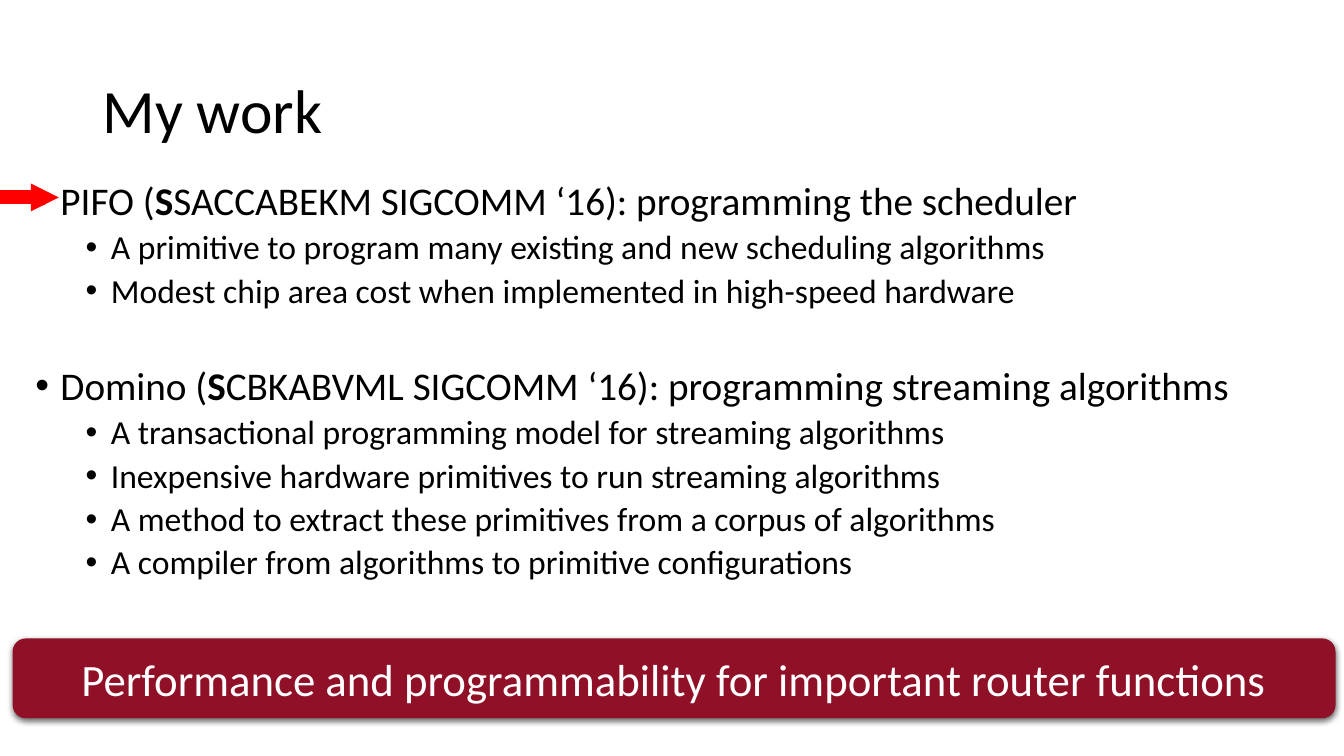
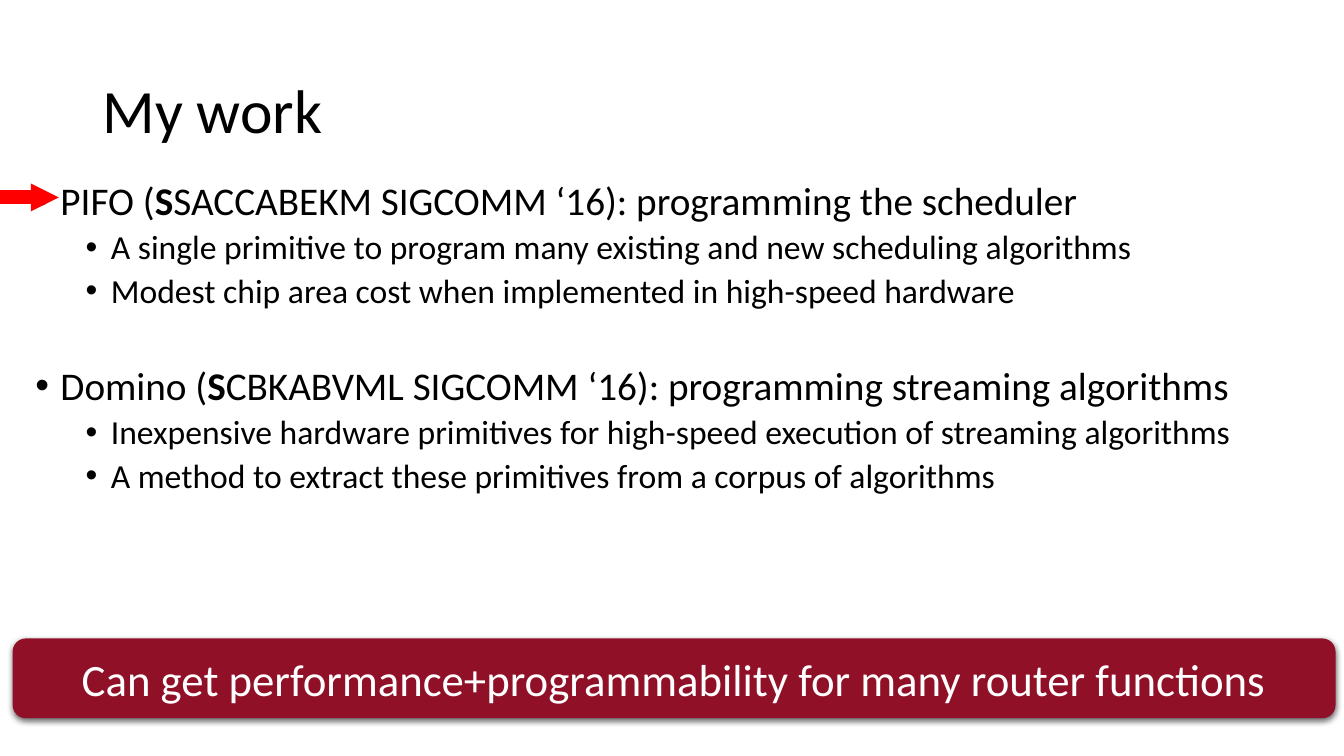
Before and after one commit to anirudhSK/pifo-domino-marple-ppts, a slide deck: slide 7 of combined_domino_pifo.pptx. Drawn at 1344x756 pixels with LibreOffice and Linux fonts; fonts in the diff are those of the drawing. Boxes give left, top, right and bottom in pixels: in the first picture for what was removed or moved away, otherwise in the second. Text is boxed around its words. In the diff, an @@ line names an element or a change of style, - is before the commit and + after.

```diff
--- a/combined_domino_pifo.pptx
+++ b/combined_domino_pifo.pptx
@@ text at (111, 235, 1131, 265): text changed @@
-    • A primitive to program many existing and new scheduling algorithms
+    • A single primitive to program many existing and new scheduling algorithms
@@ text at (111, 420, 1230, 450): text changed @@
-    • A transactional programming model for streaming algorithms
-    • Inexpensive hardware primitives to run streaming algorithms
+    • Inexpensive hardware primitives for high-speed execution of streaming algorithms
@@ text at (111, 550, 852, 580): paragraph removed @@
-    • A compiler from algorithms to primitive configurations
@@ text in rounded rectangle at (82, 665, 1264, 704): text changed @@
-Performance and programmability for important router functions
+Can get performance+programmability for many router functions
```
Also in this commit, not shown: 11 other slides changed, 1 slide added.
